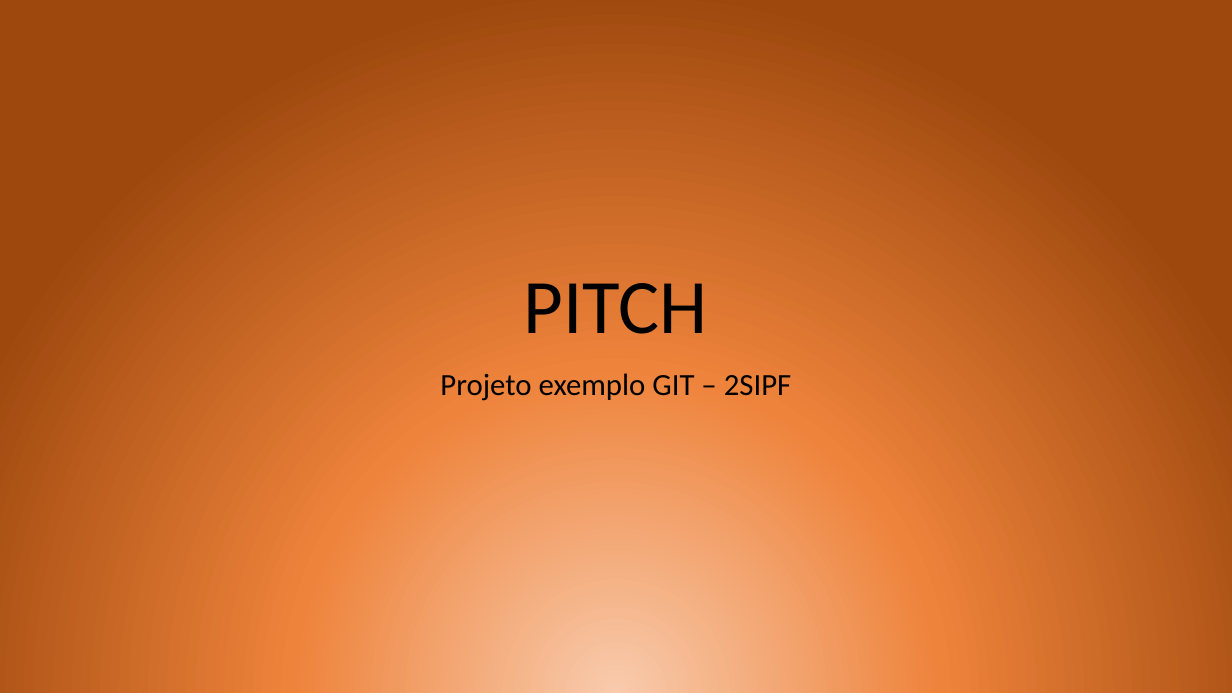
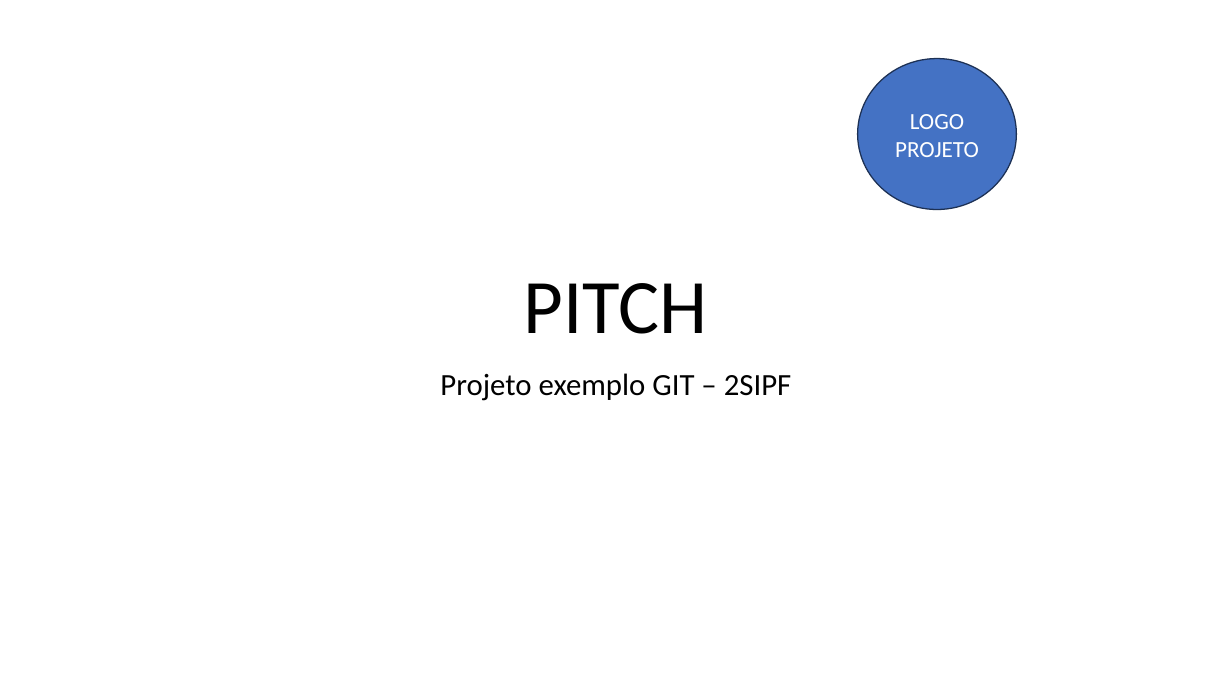
Before and after one commit to RenatoJardimParducci/2SIPF-ProjetoExemplo-2024, a slide deck: slide 1 of PastaDocumentos/Pitch-Projeto.pptx. Drawn at 1232x693 pixels with LibreOffice and Linux fonts; fonts in the diff are those of the drawing. Boxes give left, top, right and bottom in pixels: in the first picture for what was removed or moved away, otherwise in the second. Text is boxed around its words. In the diff, an @@ line names an element or a change of style, - is before the commit and + after.

Commit message:
Colocacao de LOGO em arquivo recuperado

```diff
--- a/PastaDocumentos/Pitch-Projeto.pptx
+++ b/PastaDocumentos/Pitch-Projeto.pptx
@@ background gradient #F8CBAD to #EE843B to #9E480E to #FFFFFF @@
@@ ellipse added at [858, 58, 1017, 209], fill #4472C4, outline #1E3256 1 pt, 18 pt, text #FFFFFF @@
+LOGO PROJETO
```
